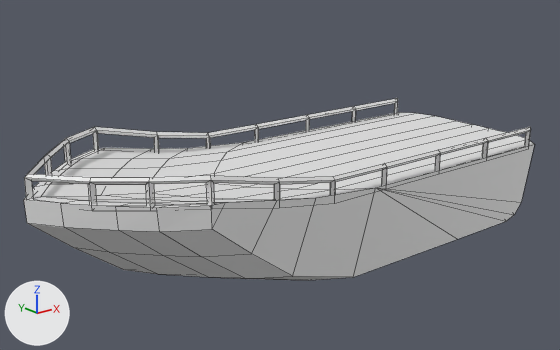
What one commit did to the Blender file environment/Boat.blend.
Both versions are drawn from a camera (50 mm lens) standing at (-4.31, -4.84, 1.62) and looking at (-0.37, 0.08, -0.35). Lighting does not change. The marker at lower left points along +X, +Y and +Z. The older version comes first. Mesh edges are drawn as thin lines.

Names of what the first picture shows: 'Boat-col', 'Cube'.
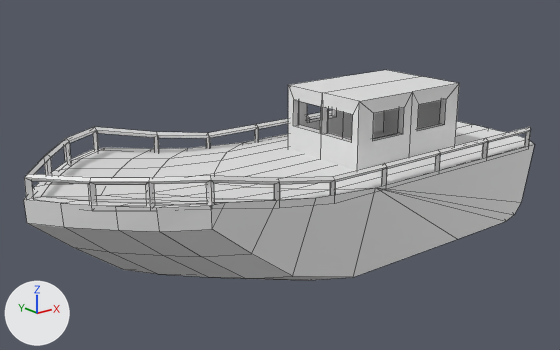
Commit message: Boat improvements

Patch to the scene script:
```diff
--- a/environment/Boat.blend.py
+++ b/environment/Boat.blend.py
@@ mat_hut @@
+mat_hut = principled_material('Hut')
+mat_hut.base_color = (0.8, 0.8, 0.8)  # white #e7e7e7
@@ me_cube @@
+me_cube.from_pydata(...)  # 44 vertices, 32 faces; spans x 0.023..1.272, y -0.45..0.0, z -0.533..0.326
+me_cube.materials.append(mat_hut)  # white #e7e7e7
@@ ob_hut_col @@
+ob_hut_col = bpy.data.objects.new('Hut-col', me_cube)
+ob_hut_col.location = (0.0, 0.0, 0.0)
+_m = ob_hut_col.modifiers.new('Mirror', 'MIRROR')
+_m.use_axis = (False, True, False)
+_m.use_clip = True
```

Location of each change, [x1, y1, x2, y2] in pixels of the pictures (560 x 350 px):
'Hut-col', added
    after: [288, 70, 459, 170]
